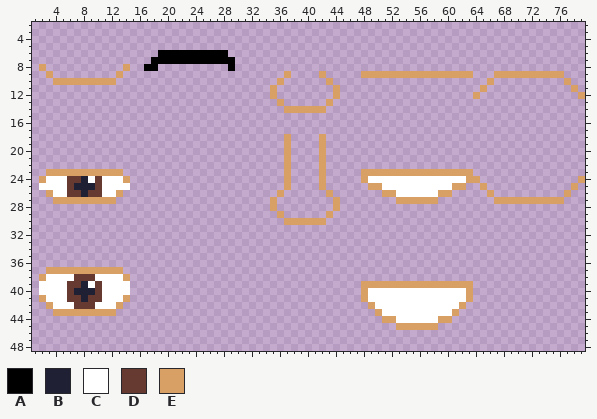
Sprite sheet: public/assets/parts.png. The picture above is the old version.
The file is 80x64 pixels. Colours within 5 levels of each other are drawn and written as one. Shown: x 1..79, y 2..48.
Palette (. is transparent): A #000000  B #202034  C #ffffff  D #663931  E #d9a066
Pixels before (only the part around the change), first column x 12:
 2 ...............................................
 3 ...............................................
 4 ...............................................
 5 ...............................................
 6 .......AAAAAAAAAA..............................
 7 ......AAAAAAAAAAAA.............................
 8 ..E..AA..........A.............................
 9 .E.......................E....E.....EEEEEEEEEEE
10 E.......................E......E...............
11 .......................E........E..............
12 .......................E........E..............
13 ........................E......E...............
14 .........................EEEEEE................
15 ...............................................
16 ...............................................
17 ...............................................
18 .........................E....E................
19 .........................E....E................
20 .........................E....E................
21 .........................E....E................
22 .........................E....E................
23 EE.......................E....E.....EEEEEEEEEEE
24 CCE......................E....E.....ECCCCCCCCCC
25 CCC......................E....E......EECCCCCCCC
26 CE......................E......E.......EECCCCCC
27 E......................E........E........EEEEEE
28 .......................E........E..............
29 ........................E......E...............
30 .........................EEEEEE................
31 ...............................................
32 ...............................................
33 ...............................................
34 ...............................................
35 ...............................................
36 ...............................................
37 EE.............................................
38 CCE............................................
39 CCC.................................EEEEEEEEEEE
40 CCC.................................ECCCCCCCCCC
41 CCE.................................ECCCCCCCCCC
42 CE...................................ECCCCCCCCC
43 E.....................................ECCCCCCCC
44 .......................................EECCCCCC
45 .........................................EEEEEE
46 ...............................................
47 ...............................................
48 ...............................................
And afterwards:
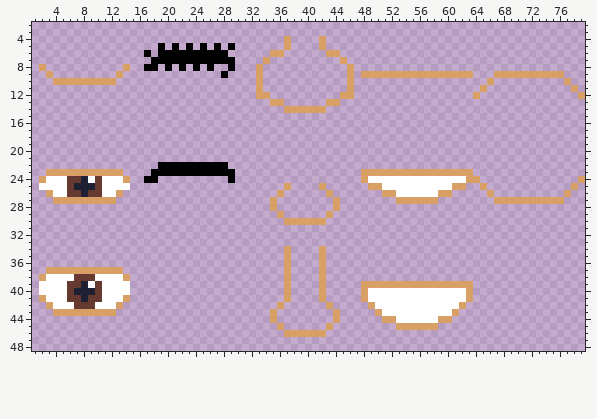
Changes in this commit:
{"y":4,"x":37,"old":".","new":"E"}
{"y":4,"x":42,"old":".","new":"E"}
{"y":5,"x":19,"old":".","new":"A"}
{"y":5,"x":21,"old":".","new":"A"}
{"y":5,"x":23,"old":".","new":"A"}
{"y":5,"x":25,"old":".","new":"A"}
{"y":5,"x":27,"old":".","new":"A"}
{"y":5,"x":29,"old":".","new":"A"}
{"y":5,"x":37,"old":".","new":"E"}
{"y":5,"x":42,"old":".","new":"E"}
{"y":6,"x":17,"old":".","new":"A"}
{"y":6,"x":35,"old":"..","new":"EE"}
{"y":6,"x":43,"old":"..","new":"EE"}
{"y":7,"x":34,"old":".","new":"E"}
{"y":7,"x":45,"old":".","new":"E"}
{"y":8,"x":20,"old":".","new":"A"}
{"y":8,"x":22,"old":".","new":"A"}
{"y":8,"x":24,"old":".","new":"A"}
{"y":8,"x":26,"old":".","new":"A"}
{"y":8,"x":33,"old":".","new":"E"}
{"y":8,"x":46,"old":".","new":"E"}
{"y":9,"x":28,"old":".","new":"A"}
{"y":9,"x":33,"old":".","new":"E"}
{"y":9,"x":37,"old":"E","new":"."}
{"y":9,"x":42,"old":"E","new":"."}
{"y":9,"x":46,"old":".","new":"E"}
{"y":10,"x":33,"old":".","new":"E"}
{"y":10,"x":36,"old":"E","new":"."}
{"y":10,"x":43,"old":"E","new":"."}
{"y":10,"x":46,"old":".","new":"E"}
{"y":11,"x":33,"old":".","new":"E"}
{"y":11,"x":35,"old":"E","new":"."}
{"y":11,"x":44,"old":"E","new":"."}
{"y":11,"x":46,"old":".","new":"E"}
{"y":12,"x":33,"old":"..E","new":"EE."}
{"y":12,"x":44,"old":"E..","new":".EE"}
{"y":13,"x":35,"old":".","new":"E"}
{"y":13,"x":44,"old":".","new":"E"}
{"y":18,"x":37,"old":"E","new":"."}
{"y":18,"x":42,"old":"E","new":"."}
{"y":19,"x":37,"old":"E","new":"."}
{"y":19,"x":42,"old":"E","new":"."}
{"y":20,"x":37,"old":"E","new":"."}
{"y":20,"x":42,"old":"E","new":"."}
{"y":21,"x":37,"old":"E","new":"."}
{"y":21,"x":42,"old":"E","new":"."}
{"y":22,"x":19,"old":"..........","new":"AAAAAAAAAA"}
{"y":22,"x":37,"old":"E","new":"."}
{"y":22,"x":42,"old":"E","new":"."}
{"y":23,"x":18,"old":"............","new":"AAAAAAAAAAAA"}
{"y":23,"x":37,"old":"E","new":"."}
{"y":23,"x":42,"old":"E","new":"."}
{"y":24,"x":17,"old":"..","new":"AA"}
{"y":24,"x":29,"old":".","new":"A"}
{"y":24,"x":37,"old":"E","new":"."}
{"y":24,"x":42,"old":"E","new":"."}
{"y":34,"x":37,"old":".","new":"E"}
{"y":34,"x":42,"old":".","new":"E"}
{"y":35,"x":37,"old":".","new":"E"}
{"y":35,"x":42,"old":".","new":"E"}
{"y":36,"x":37,"old":".","new":"E"}
{"y":36,"x":42,"old":".","new":"E"}
{"y":37,"x":37,"old":".","new":"E"}
{"y":37,"x":42,"old":".","new":"E"}
{"y":38,"x":37,"old":".","new":"E"}
{"y":38,"x":42,"old":".","new":"E"}
{"y":39,"x":37,"old":".","new":"E"}
{"y":39,"x":42,"old":".","new":"E"}
{"y":40,"x":37,"old":".","new":"E"}
{"y":40,"x":42,"old":".","new":"E"}
{"y":41,"x":37,"old":".","new":"E"}
{"y":41,"x":42,"old":".","new":"E"}
{"y":42,"x":36,"old":".","new":"E"}
{"y":42,"x":43,"old":".","new":"E"}
{"y":43,"x":35,"old":".","new":"E"}
{"y":43,"x":44,"old":".","new":"E"}
{"y":44,"x":35,"old":".","new":"E"}
{"y":44,"x":44,"old":".","new":"E"}
{"y":45,"x":36,"old":".","new":"E"}
{"y":45,"x":43,"old":".","new":"E"}
{"y":46,"x":37,"old":"......","new":"EEEEEE"}
{"label":"changed","picture_box":[144,36,354,106]}
{"label":"erased","picture_box":[284,134,326,183]}
{"label":"added","picture_box":[144,162,235,183]}
{"label":"added","picture_box":[270,246,340,337]}
